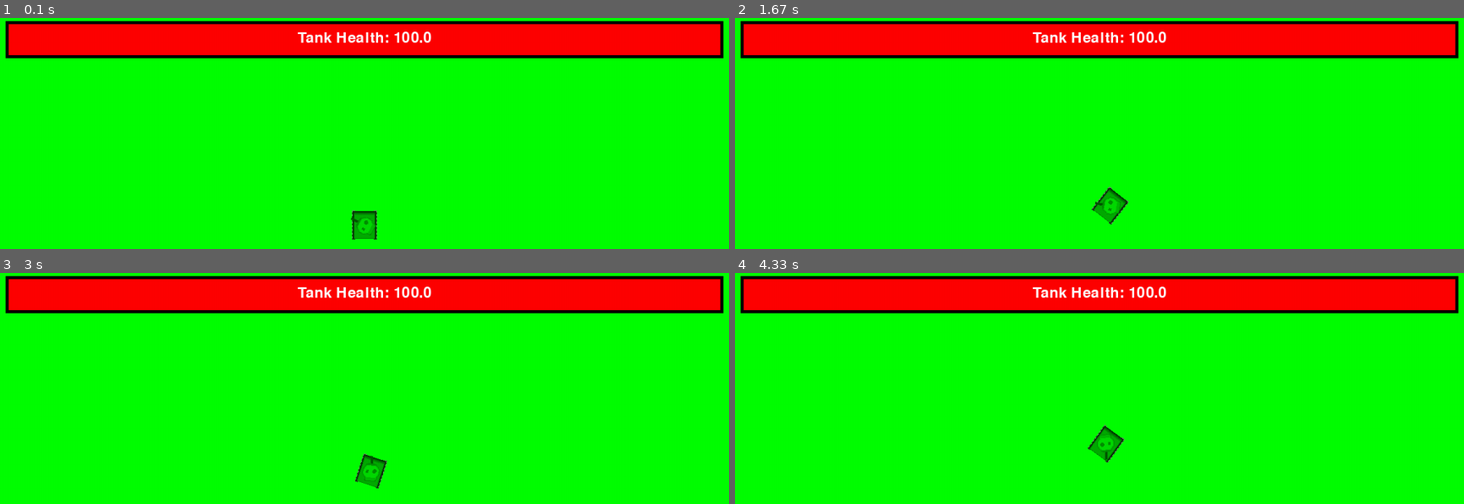
Above: before the commit, frames 1-4 (two rows, left to right).
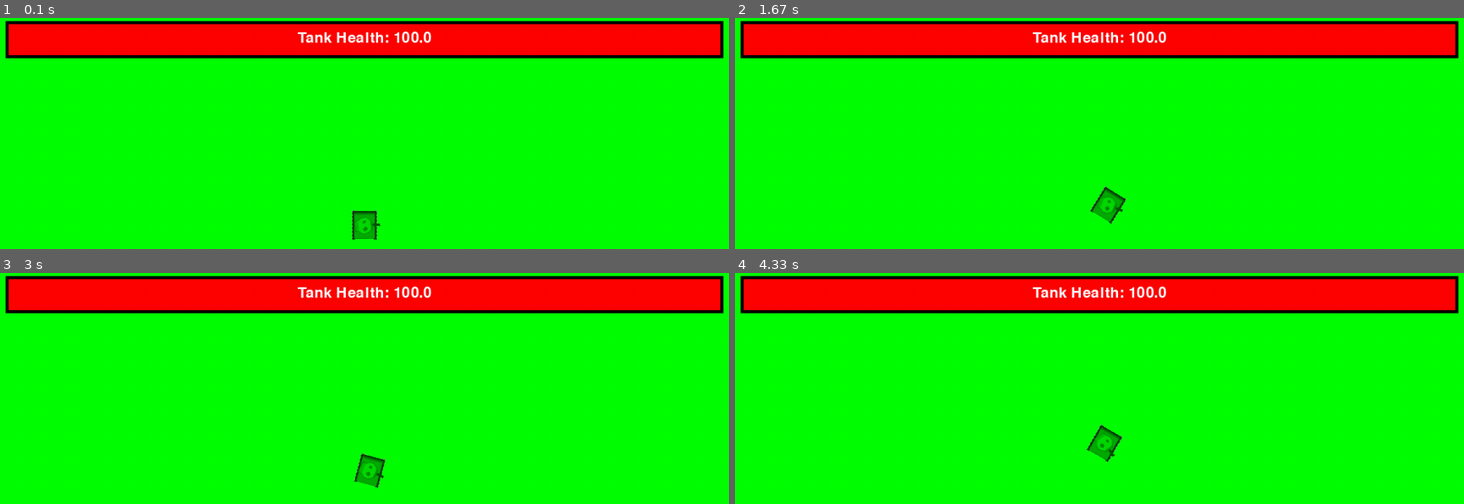
Above: after the commit, the same moments.

Repository: lorenzosharks/pygame_thingamajig
Game: pygame game, started from game.py
Same seed, same stepped clock (60 frames per second), same inputs: the game is played once before the commit and once after it.
Inputs (mouse positions are in pixels of both pictures, inside the frame that each line leads up to):
- Up to frame 1 (0.1 s): no input
- Up to frame 2 (1.67 s): click (1099, 225) at 0.38 s; hold D 0.67-1.13 s; click (1347, 214) at 0.75 s; hold W 1.17-1.47 s; click (917, 228) at 1.25 s; hold D from 1.5 s (still down); click (866, 163) at 1.58 s
- Up to frame 3 (3 s): release D at 1.97 s; hold A 2-2.53 s; click (473, 335) at 2.08 s; hold S 2.57-2.87 s; click (outside the picture) at 2.65 s; hold A from 2.9 s (still down); click (379, 339) at 2.98 s
- Up to frame 4 (4.33 s): release A at 3.3 s; hold W 3.33-3.7 s; click (829, 469) at 3.42 s; hold D from 3.73 s (still down); click (outside the picture) at 3.82 s

The runs differ from the first frame. In frame 1, less than 0.1% of the frame differs, in the area x 48-53%, y 86-94%; in frame 2, 0.3%, in the area x 48-55%, y 72-90%; in frame 3, 0.2%; in frame 4, 0.2%.

Commit message:
slowed turret rotation

Diff:
--- a/game.py
+++ b/game.py
@@ -12,8 +12,7 @@
 tank_body = pygame.image.load("tank.png")  # Replace "tank.png" with the path to your image
 tank_turret = pygame.image.load("turret.png")  # Replace "turret.png" with the path to your image
 
-# sizing and coordinates
-
+# Sizing and coordinates
 pixels = pygame.display.Info()
 screenW = pixels.current_w - 50
 screenH = pixels.current_h - 50
@@ -28,7 +27,7 @@
 
 health = screenW - 80
 
-# screen things
+# Screen things
 dt = 0
 clock = pygame.time.Clock()
 pygame.display.set_caption("Thing")
@@ -36,7 +35,7 @@
 screen = pygame.display.set_mode((screenW, screenH))
 allowed = True
 
-# collision detection thing
+# Collision detection thing
 allowW = True
 allowS = True
 allowA = True
@@ -46,13 +45,23 @@
 angle = 0
 angle_radians = 0
 
-# turret_rotation_speed = 1
+# Turret rotation speed (degrees per second)
+max_turret_rotation_speed = 50
+current_turret_angle = 0
 
-# miscellneos (ie cheats)
+# Miscellaneous (ie cheats)
 actual_tankspeed = 2
-tank_speed = 0  # don't change this fella
+tank_speed = 0  # Don't change this fella
 rotation_speed = 1
 backward_speed = 1
+
+# Normalize angles to the range [-180, 180]
+def normalize_angle(angle):
+    while angle <= -180:
+        angle += 360
+    while angle > 180:
+        angle -= 360
+    return angle
 
 while run:
     screen.fill("green")
@@ -123,13 +132,30 @@
     # Calculate the angle between the turret and the mouse cursor using atan2
     dx = mouse_x - turret_x
     dy = mouse_y - turret_y
-    turret_angle = math.degrees(math.atan2(-dy, dx))
+    target_turret_angle = math.degrees(math.atan2(-dy, dx))
+
+    # Normalize the current and target turret angles
+    current_turret_angle = normalize_angle(current_turret_angle)
+    target_turret_angle = normalize_angle(target_turret_angle)
+
+    # Calculate the difference between the target angle and the current angle
+    turret_angle_diff = target_turret_angle - current_turret_angle
+    turret_angle_diff = normalize_angle(turret_angle_diff)
+
+    # Calculate the amount to rotate this frame
+    rotation_speed = max_turret_rotation_speed * dt
+    if abs(turret_angle_diff) < rotation_speed:
+        current_turret_angle = target_turret_angle
+    elif turret_angle_diff > 0:
+        current_turret_angle += rotation_speed
+    else:
+        current_turret_angle -= rotation_speed
 
     # Rotate the image
     rotated_body = pygame.transform.rotate(tank_body, angle)
     rotated_rect = rotated_body.get_rect(center=(x + sizeW // 2, y + sizeH // 2))
 
-    rotated_turret = pygame.transform.rotate(tank_turret, turret_angle-90)
+    rotated_turret = pygame.transform.rotate(tank_turret, current_turret_angle - 90)
     rotated_rect_turret = rotated_turret.get_rect(center=rotated_rect.center)
 
     # Draw the rotated images
